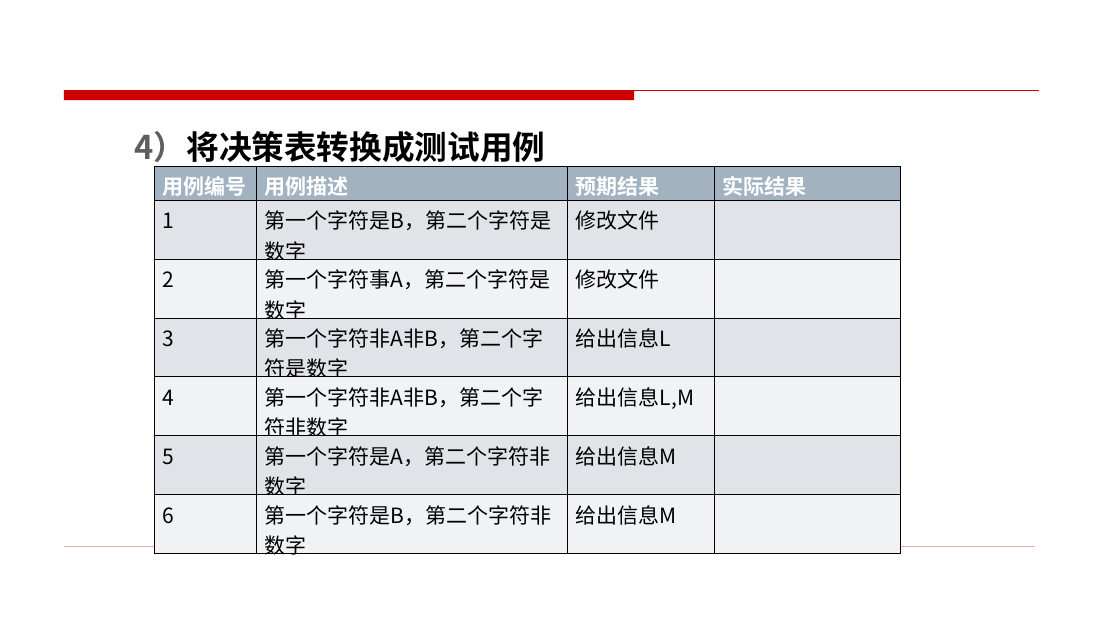
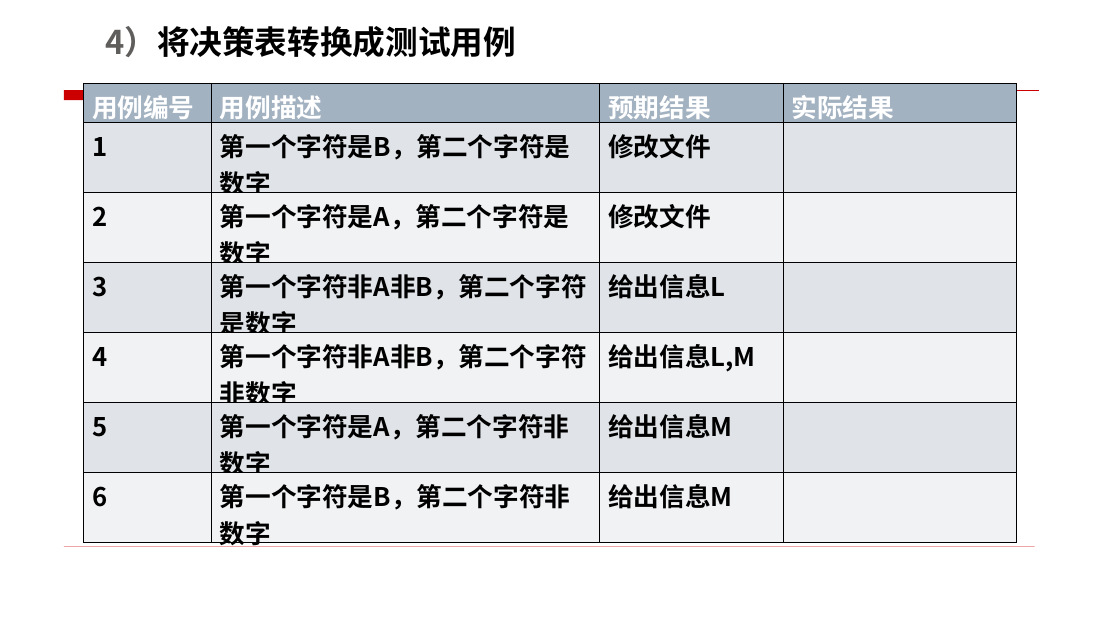
Before and after one commit to edu2act/course-foundation-software-tesing, a slide deck: slide 23 of materials/slides/3.5.pptx (slide 28 before the commit). Drawn at 1120x630 pixels with LibreOffice and Linux fonts; fonts in the diff are those of the drawing. Boxes give left, top, right and bottom in pixels: in the first picture for what was removed or moved away, otherwise in the second. Text is boxed around its words. In the diff, an @@ line names an element or a change of style, - is before the commit and + after.

```diff
--- a/materials/slides/3.5.pptx
+++ b/materials/slides/3.5.pptx
@@ text "4）将决策表转换成测试用例" rewrapped from (x1=135, y1=131, x2=546, y2=168) to (x1=105, y1=26, x2=516, y2=57) @@
@@ table at (x1=84, y1=83, x2=1017, y2=551) @@
-row 3, column 2: 第一个字符事A，第二个字符是数字
+row 3, column 2: 第一个字符是A，第二个字符是数字
@@ size 18 to 22 pt in "用例编号", "用例描述", "预期结果", "实际结果" and 17 more places @@
@@ bold on in "1", "第一个字符是B，第二个字符是数字", "修改文件", "2" and 13 more places @@
@@ table resized from (x1=155, y1=166, x2=902, y2=559) to (x1=84, y1=83, x2=1017, y2=551) @@
```
Also in this commit, not shown: 8 other slides changed, 1 slide added, 6 slides removed, 13 other files.
